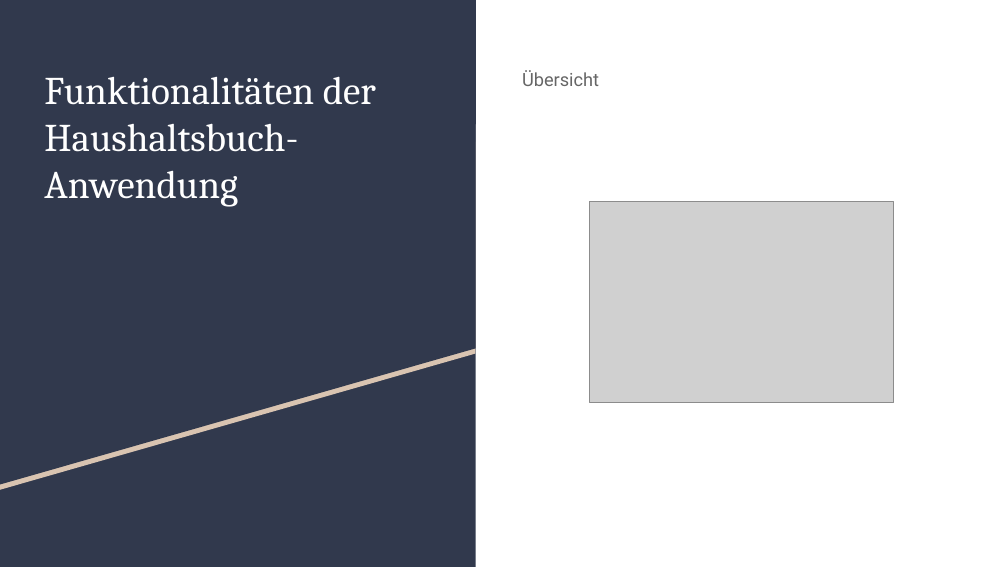
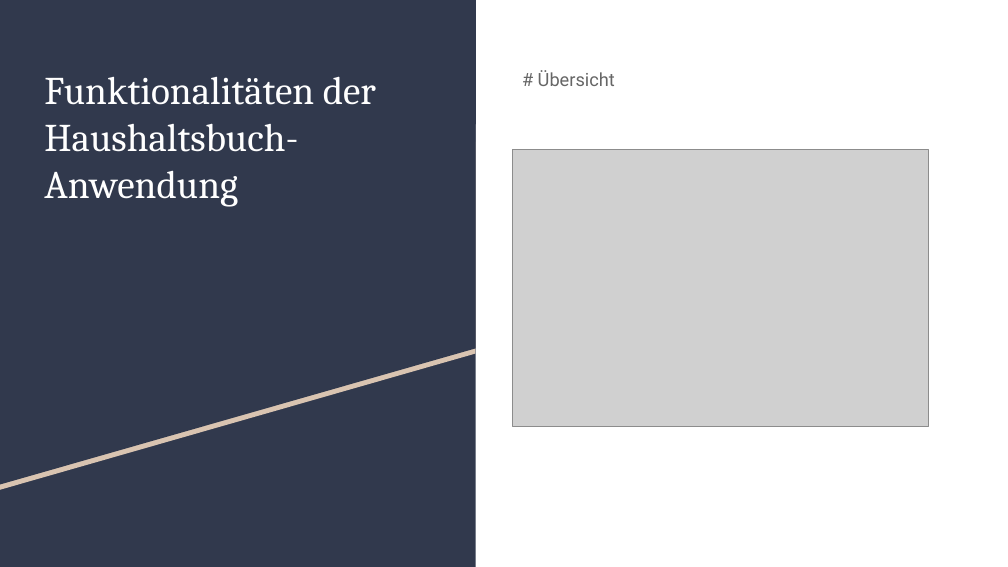
Before and after one commit to EduardMayer-IT/haushaltsbuch, a slide deck: slide 9 of Mayer Präsentation .pptx. Drawn at 1008x567 pixels with LibreOffice and Linux fonts; fonts in the diff are those of the drawing; grey boxes stand for pictures. Boxes give left, top, right and bottom in pixels: in the first picture for what was removed or moved away, otherwise in the second. Text is boxed around its words. In the diff, an @@ line names an element or a change of style, - is before the commit and + after.

```diff
--- a/Mayer Präsentation .pptx
+++ b/Mayer Präsentation .pptx
@@ text at (x1=538, y1=70, x2=615, y2=86): text changed @@
-Übersicht
+# Übersicht
@@ picture resized from (x1=590, y1=202, x2=894, y2=403) to (x1=512, y1=150, x2=929, y2=426) @@
```
Also in this commit, not shown: 7 other slides changed, 1 slide added, 1 slide removed, 2 other files.
